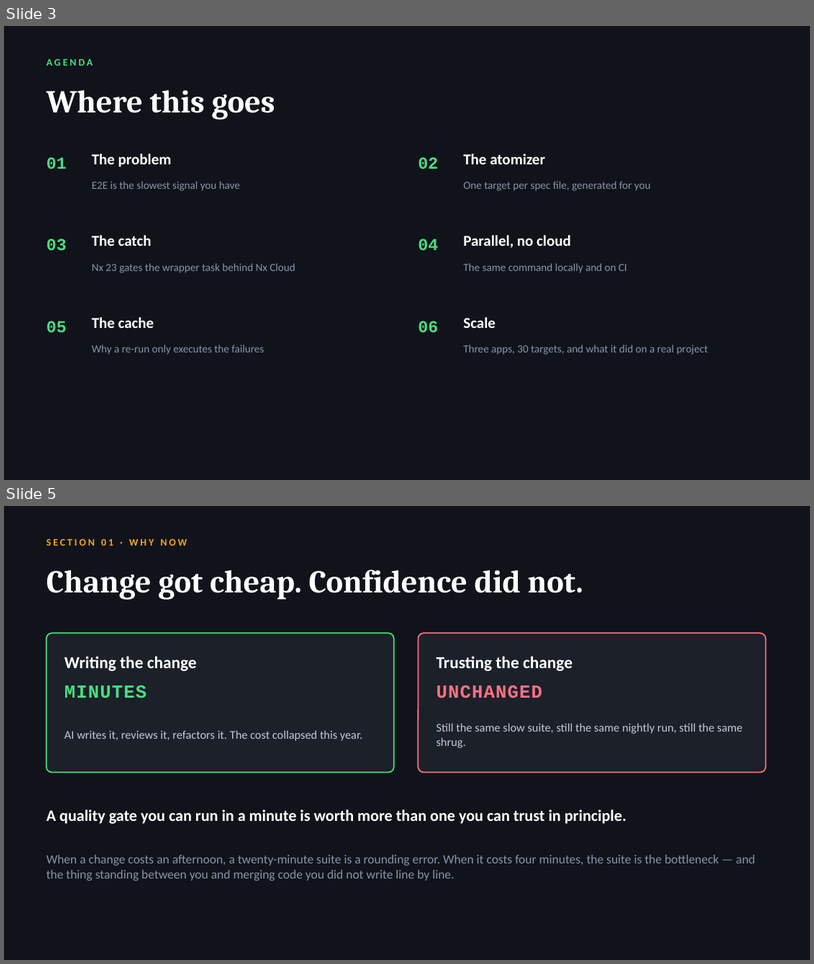
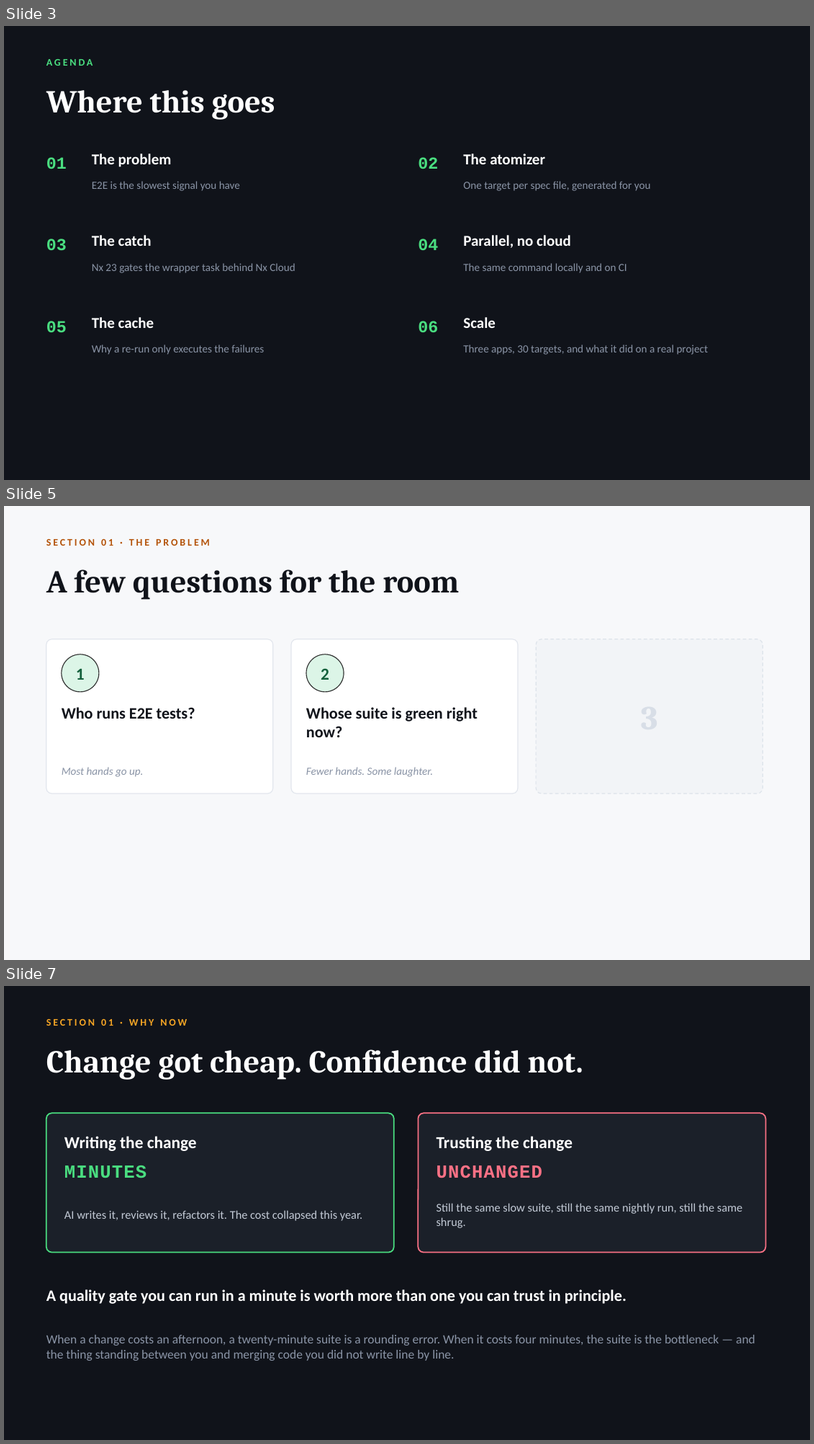
Before and after one commit to radzivil/nx-scaling-e2e-tests-with-atomizer, a slide deck: talk/Scaling-E2E-Tests-with-Nx.pptx. Shown one above the other, each under a label of ours: slides 3 and 5 before the commit, slides 3, 5 and 7 after it; the slides between them are not shown. The pictures are 814x964 and 814x1444 pixels, drawn with LibreOffice and Linux fonts; fonts in the diff are those of the drawing. Boxes give left, top, right and bottom in pixels: in the first picture for what was removed or moved away, otherwise in the second. Text is boxed around its words. In the diff, an @@ line names an element or a change of style, - is before the commit and + after.

Commit message:
Ask the three questions one slide at a time
Three builds instead of one slide, so the room answers each question before
seeing the next. Unasked cards stay as dim numbered outlines, which keeps the
layout still between builds and shows how many are coming. The punchline only
appears once all three have been asked.

Also stretches the suite in that punchline from twenty minutes to an hour.

```diff
--- a/talk/Scaling-E2E-Tests-with-Nx.pptx
+++ b/talk/Scaling-E2E-Tests-with-Nx.pptx
@@ slide 5 added at [4, 506, 810, 960], background #F7F8FA @@
@@ text added at [46, 539, 210, 546], 12 pt, text #B45309, bold @@
+SECTION 01 · THE PROBLEM
@@ text added at [46, 569, 459, 600], 38 pt, text #10131A, bold @@
+A few questions for the room
@@ rounded rectangle added at [46, 639, 273, 793], fill #FFFFFF, outline #E2E6ED 1 pt @@
@@ ellipse added at [62, 654, 99, 692], fill #DCF5E7, outline #333333 1 pt @@
@@ rounded rectangle added at [291, 639, 518, 793], fill #FFFFFF, outline #E2E6ED 1 pt @@
@@ ellipse added at [306, 654, 344, 692], fill #DCF5E7, outline #333333 1 pt @@
@@ rounded rectangle added at [536, 639, 763, 793], fill #F2F4F7, outline #DDE3EA 1 pt dashed @@
@@ text added at [76, 669, 85, 680], 20 pt, text #14603C, bold @@
+1
@@ text added at [321, 668, 329, 680], 20 pt, text #14603C, bold @@
+2
@@ text added at [62, 707, 196, 718], 19 pt, text #10131A, bold @@
+Who runs E2E tests?
@@ text added at [306, 707, 478, 737], 19 pt, text #10131A, bold @@
+Whose suite is green right now?
@@ text added at [62, 767, 143, 777], 13 pt, text #8A94A6, italic @@
+Most hands go up.
@@ text added at [306, 767, 433, 777], 13 pt, text #8A94A6, italic @@
+Fewer hands. Some laughter.
@@ what was slide 5 is now slide 7 @@
```
Also in this commit, not shown: 1 slide changed, 1 other slide added, 2 other files.
